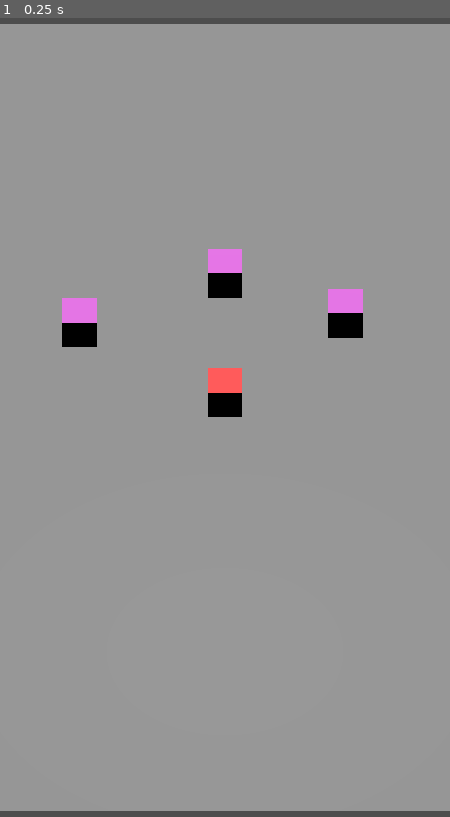
Above: before the commit, frame 1.
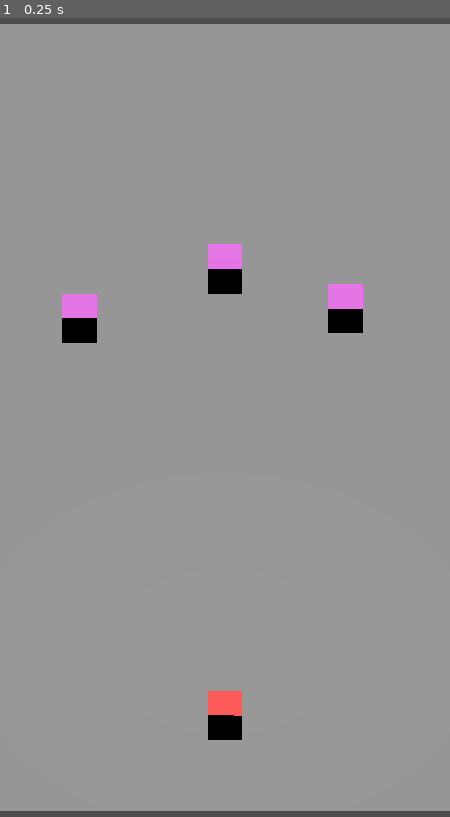
Above: after the commit, the same moment.

Repository: GhostKnights/DiceWar
Game: Godot game, scene res://game_root.tscn
Same seed, same stepped clock (60 frames per second), same inputs: the game is played once before the commit and once after it.
Inputs:
- Up to frame 1 (0.25 s): no input

The runs differ from the first frame. In frame 1, 1.3% of the frame differs, in the area x 13-81%, y 28-91%.

Commit message:
实现棋盘摩擦力

Diff:
--- a/dice.gd
+++ b/dice.gd
@@ -16,6 +16,8 @@
 @export var color_strong: Color = Color(1, 0.2, 0.1)
 # 碰撞翻面力度参数
 @export var hit_spin_force: float = 8.0
+# 【新增】虚拟摩擦力参数，越大减速越快
+@export var virtual_friction: float = 2.5
 
 @onready var camera: Camera3D = get_parent().get_node("Camera3D")
 
@@ -39,7 +41,6 @@
 
 	# 无重力物理设置
 	self.gravity_scale = 0.0
-
 
 	# 绑定碰撞信号，撞击骰子自动翻面
 	body_entered.connect(_on_body_collide)
@@ -77,13 +78,25 @@
 	if is_dragging:
 		linear_velocity = Vector3.ZERO
 		angular_velocity = Vector3.ZERO
+		return # 拖拽状态直接退出，不执行减速逻辑
 
-	# 强制锁定Z坐标，全程忽略Z轴，仅XY平面滑动
-	var target_z = drag_plane_z
-	if abs(global_position.z - target_z) > 0.001:
-		global_position.z = target_z
-	# 清除所有Z轴向速度，杜绝Z轴负值滑动
-	linear_velocity.z = 0.0
+
+
+	# 检测当前和多少个物理体接触
+	var contact_count = get_contact_count()
+	print("当前接触物体数量：", contact_count)
+
+	# ========== 新增：纯代码虚拟摩擦力减速逻辑 ==========
+	var slow_factor = 1.0 - virtual_friction * delta
+	slow_factor = max(slow_factor, 0.0) # 防止系数为负反向加速
+	# 仅对XY滑行速度做缩放减速
+	linear_velocity.x *= slow_factor
+	linear_velocity.y *= slow_factor
+	# 低速阈值，速度极低直接归零，避免无限微滑抖动
+	var min_stop_speed = 0.02
+	if linear_velocity.length() < min_stop_speed:
+		linear_velocity = Vector3.ZERO
+	# ====================================================
 
 # 碰撞回调：骰子互撞产生翻转轴力
 func _on_body_collide(hit_body: Node3D) -> void:
--- a/game_root.tscn
+++ b/game_root.tscn
@@ -10,6 +10,10 @@
 [sub_resource type="GDScript" id="GDScript_pjpa4"]
 
 [sub_resource type="BoxShape3D" id="BoxShape3D_pjpa4"]
+
+[sub_resource type="PhysicsMaterial" id="PhysicsMaterial_xj5yv"]
+friction = 1.3
+bounce = 0.05
 
 [sub_resource type="QuadMesh" id="QuadMesh_xj5yv"]
 size = Vector2(18, 32)
@@ -36,6 +40,7 @@
 far = 100.0
 
 [node name="Dice" type="RigidBody3D" parent="." unique_id=305620930]
+transform = Transform3D(1, 0, 0, 0, 1, 0, 0, 0, 1, 0, -13.295524, 0)
 gravity_scale = 0.0
 script = ExtResource("1_xj5yv")
 
@@ -55,12 +60,12 @@
 [node name="TableBoard" type="StaticBody3D" parent="." unique_id=915346561]
 transform = Transform3D(1, 0, 0, 0, 1, 0, 0, 0, 1, 0, 0, -0.5)
 axis_lock_linear_z = true
+physics_material_override = SubResource("PhysicsMaterial_xj5yv")
 
 [node name="MeshInstance3D" type="MeshInstance3D" parent="TableBoard" unique_id=410861241]
 mesh = SubResource("QuadMesh_xj5yv")
 
 [node name="CollisionShape3D" type="CollisionShape3D" parent="TableBoard" unique_id=1563993009]
-transform = Transform3D(1, 0, 0, 0, 1, 0, 0, 0, 1, 0, 0, -0.2)
 shape = SubResource("BoxShape3D_xj5yv")
 
 [node name="EnemyDiceGroup" type="Node3D" parent="." unique_id=1860539343]
